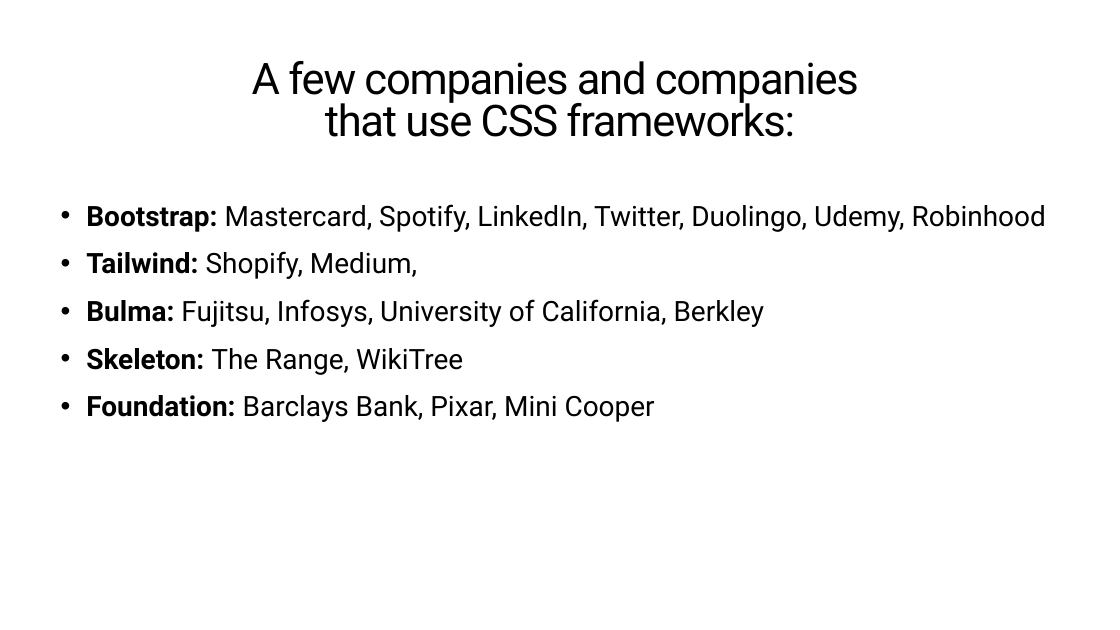
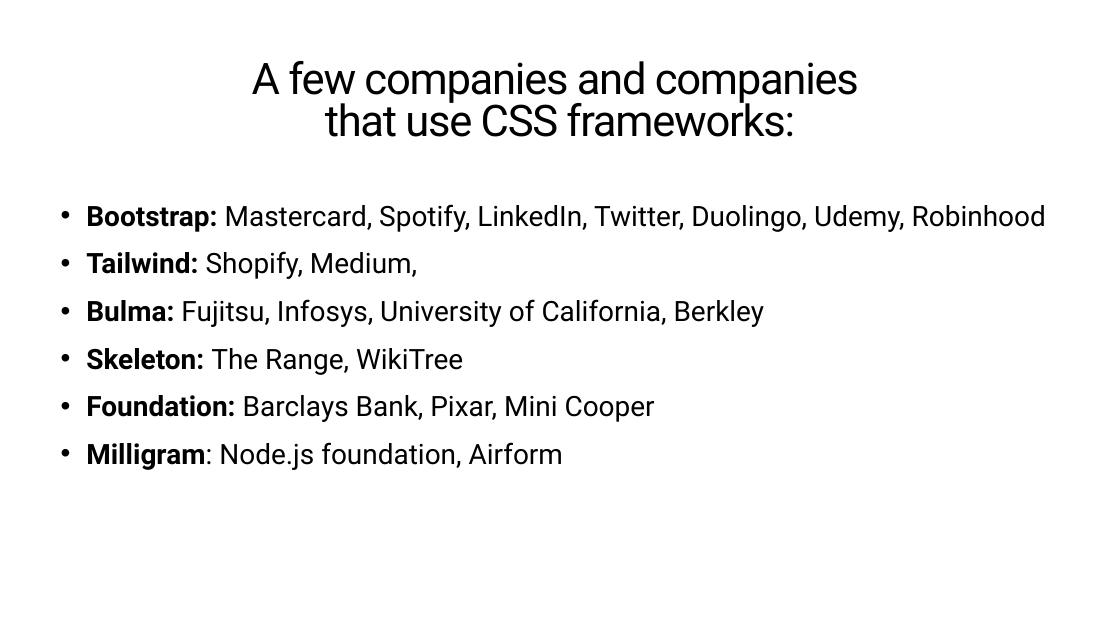
Before and after one commit to tjdev7/reactatx-css-frameworks-samples, a slide deck: slide 10 of presentationslide/CSS Frameworks - ReactATX Presentation.pptx. Drawn at 1120x630 pixels with LibreOffice and Linux fonts; fonts in the diff are those of the drawing. Boxes give left, top, right and bottom in pixels: in the first picture for what was removed or moved away, otherwise in the second. Text is boxed around its words. In the diff, an @@ line names an element or a change of style, - is before the commit and + after.

Commit message:
reactatx-css-frameworks-04
- Fixed minor typos inside the presentation

```diff
--- a/presentationslide/CSS Frameworks - ReactATX Presentation.pptx
+++ b/presentationslide/CSS Frameworks - ReactATX Presentation.pptx
@@ text at [86,442,563,470]: paragraph added @@
+• Milligram: Node.js foundation, Airform
```
Also in this commit, not shown: 2 other slides changed, 2 other files.
